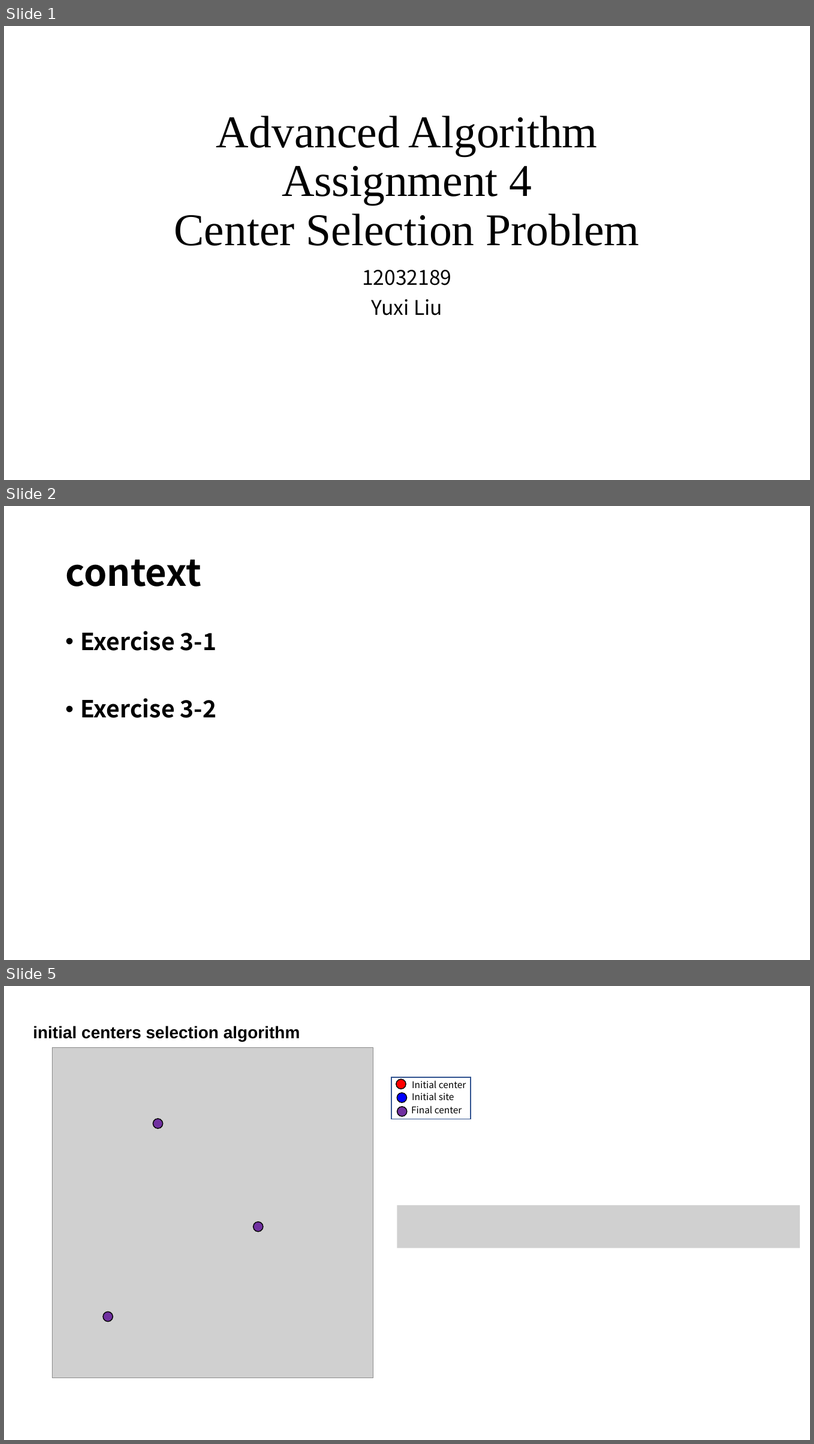
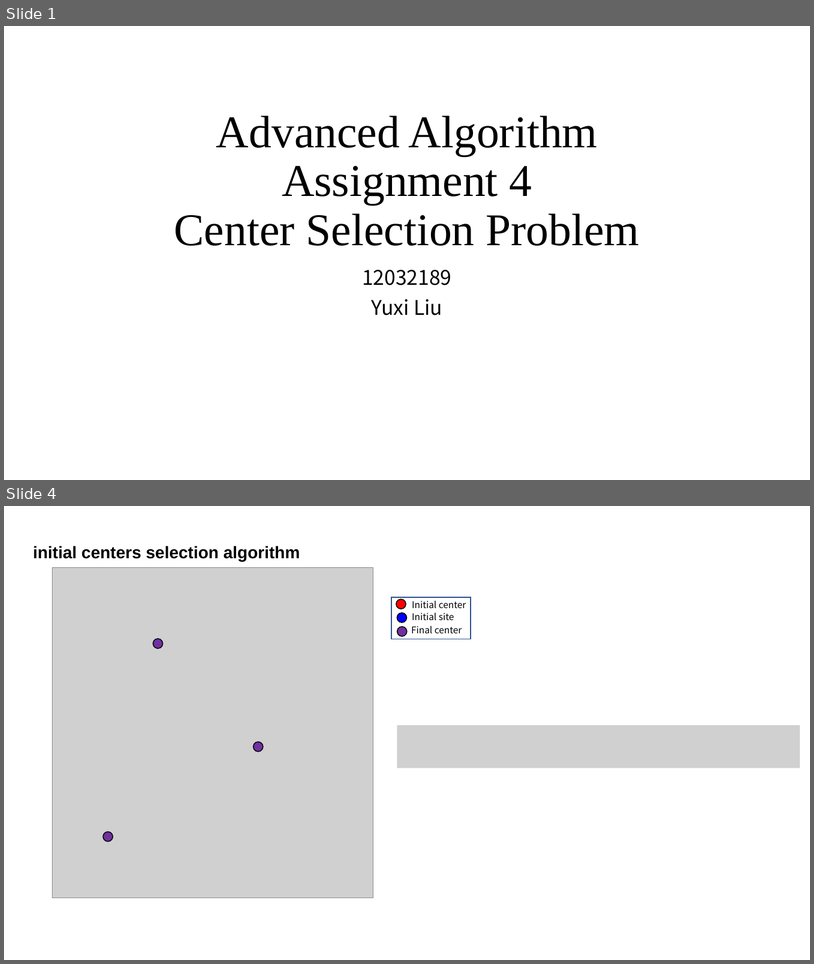
Before and after one commit to lyxocs/Advanced_algorithms, a slide deck: homework/HW5/Homework5_12032189_LiuYuxi.pptx. Shown one above the other, each under a label of ours: slides 1, 2 and 5 before the commit, slides 1 and 4 after it; the slides between them are not shown. The pictures are 814x1444 and 814x964 pixels, drawn with LibreOffice and Linux fonts; fonts in the diff are those of the drawing; grey boxes stand for pictures. Boxes give left, top, right and bottom in pixels: in the first picture for what was removed or moved away, otherwise in the second. Text is boxed around its words. In the diff, an @@ line names an element or a change of style, - is before the commit and + after.

```diff
--- a/homework/HW5/Homework5_12032189_LiuYuxi.pptx
+++ b/homework/HW5/Homework5_12032189_LiuYuxi.pptx
@@ slide 2 removed at (4,506,810,960), background #FFFFFF @@
@@ title removed at (65,559,201,586) @@
-context
@@ text removed at (81,631,217,718) @@
-• Exercise 3-1
-• Exercise 3-2
@@ what was slide 5 is now slide 4 @@
```
Also in this commit, not shown: 2 slides changed, 2 slides added, 4 other files.
